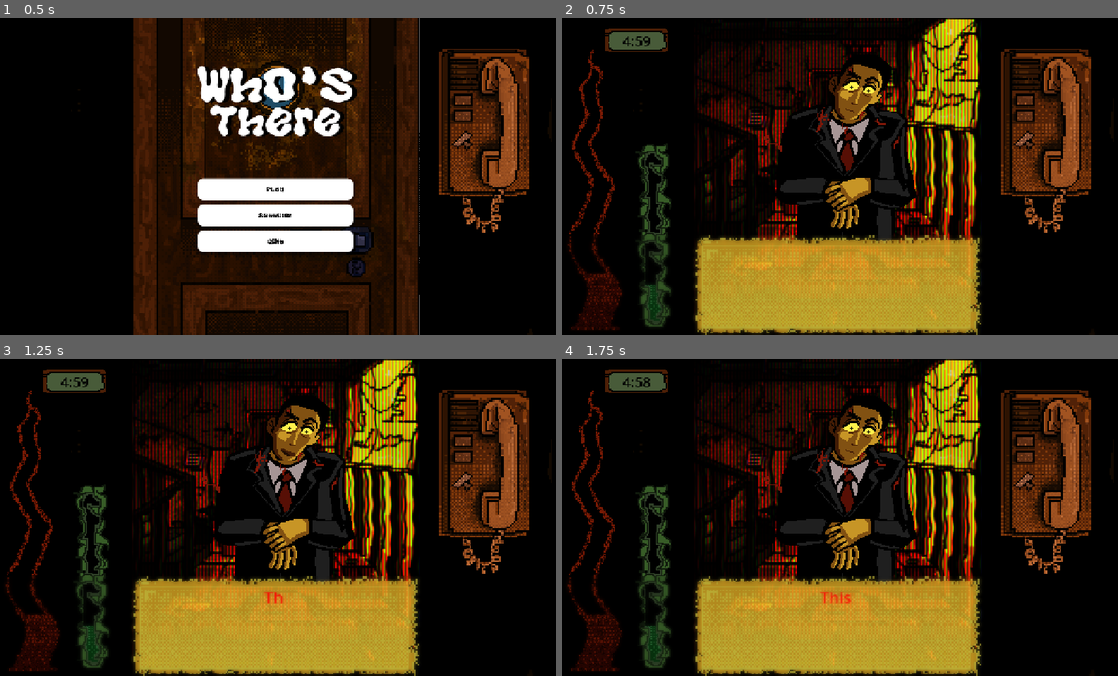
Above: before the commit, frames 1-4 (two rows, left to right).
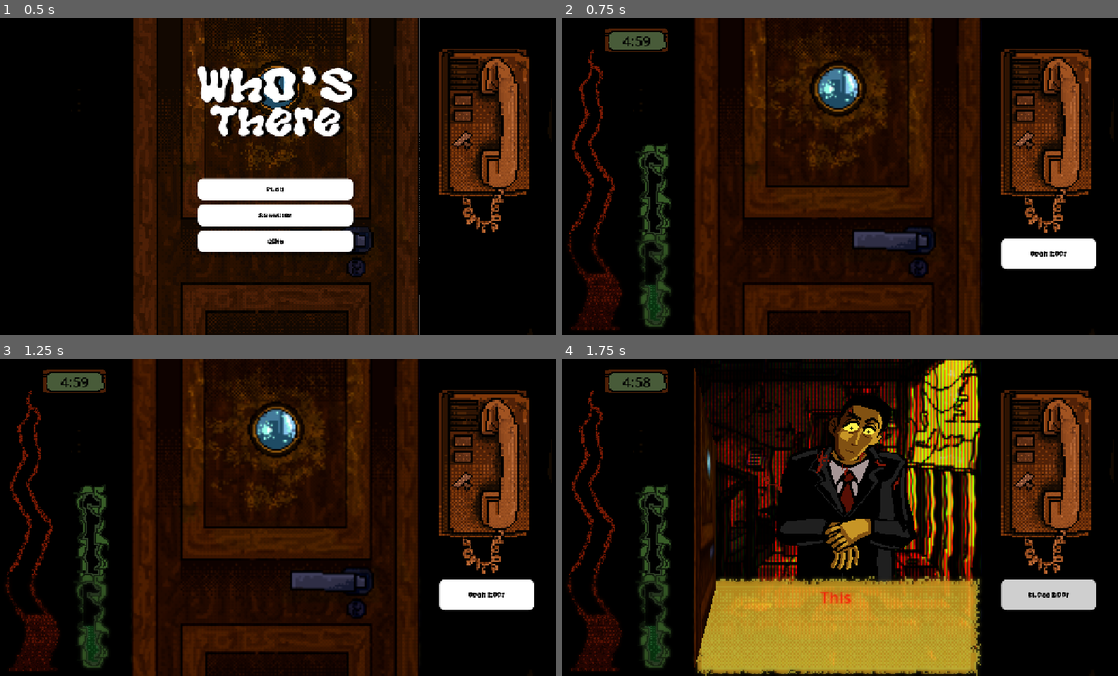
Above: after the commit, the same moments.

Repository: MatheusLasserre/whos-there
Game: Godot game, scene res://main.tscn
The game is run twice, just before and just after one commit, with the same random seed, the same clock (stepped at 60 frames per second) and the same inputs.
Inputs (mouse positions are in pixels of both pictures, inside the frame that each line leads up to):
- Up to frame 1 (0.5 s): no input
- Up to frame 2 (0.75 s): click "Play" at 0.5 s
- Up to frame 3 (1.25 s): no input
- Up to frame 4 (1.75 s): click (1045, 593) at 1.25 s, where only the run after the commit has a clickable "Open Door"

Frame 1 is identical in both runs. In frame 2, 44% of the frame differs, in the area x 23-97%, y 0-100%; in frame 3, 44%; in frame 4, 3.6%.

Commit message:
Setup some stuff for later

Diff:
--- a/scenes/game/game.gd
+++ b/scenes/game/game.gd
@@ -1,3 +1,4 @@
+class_name Game
 extends Node2D
 
 @export var open_door_button: Button
--- a/scenes/game/game.tscn
+++ b/scenes/game/game.tscn
@@ -241,7 +241,6 @@
 [node name="Corruption" type="CanvasLayer" parent="."]
 
 [node name="Door" type="CanvasLayer" parent="."]
-visible = false
 
 [node name="Door" type="AspectRatioContainer" parent="Door"]
 anchors_preset = 15
@@ -258,8 +257,8 @@
 [node name="SubViewport" type="SubViewport" parent="Door/Door/SubViewportContainer"]
 transparent_bg = true
 handle_input_locally = false
-size = Vector2i(2, 2)
-render_target_update_mode = 0
+size = Vector2i(651, 720)
+render_target_update_mode = 4
 
 [node name="Camera3D" type="Camera3D" parent="Door/Door/SubViewportContainer/SubViewport"]
 transform = Transform3D(1, 0, 0, 0, -4.37114e-08, 1, 0, -1, -4.37114e-08, 0, 1, 0)
@@ -276,7 +275,6 @@
 texture = ExtResource("3_lfrn8")
 
 [node name="UI" type="CanvasLayer" parent="."]
-visible = false
 
 [node name="Controls" type="Control" parent="UI"]
 layout_mode = 3
@@ -299,7 +297,6 @@
 [node name="Open Door" type="Button" parent="UI/Controls/VBoxContainer"]
 custom_minimum_size = Vector2(0, 70)
 layout_mode = 2
-mouse_default_cursor_shape = 2
 theme_override_colors/font_hover_color = Color(0, 0, 0, 1)
 theme_override_colors/font_color = Color(0, 0, 0, 1)
 theme_override_colors/font_focus_color = Color(0, 0, 0, 1)
--- a/scenes/game/timer.gd
+++ b/scenes/game/timer.gd
@@ -1,6 +1,7 @@
 extends CanvasLayer
 
 @onready var text: RichTextLabel = $RichTextLabel
+@onready var game: Game = $".."
 
 var time: float = 5 * 60;
 
@@ -13,5 +14,9 @@
 func _process(delta: float) -> void:
 	if time > 0:
 		time -= delta
+		text.text = "[center][font_size=32][color=black]%d:%02d[/color][/font_size][/center]" % [int(time/60), int(time)%60]
+	else:
+		SignalBus.emit_signal("timer_end")
 
-	text.text = "[center][font_size=32][color=black]%d:%02d[/color][/font_size][/center]" % [int(time/60), int(time)%60]
+func _is_door_open()->bool:
+	return game.is_door_open
--- a/signal_bus.gd
+++ b/signal_bus.gd
@@ -3,3 +3,5 @@
 signal display_dialog(text_key)
 
 signal larry_animate()
+
+signal timer_end()
